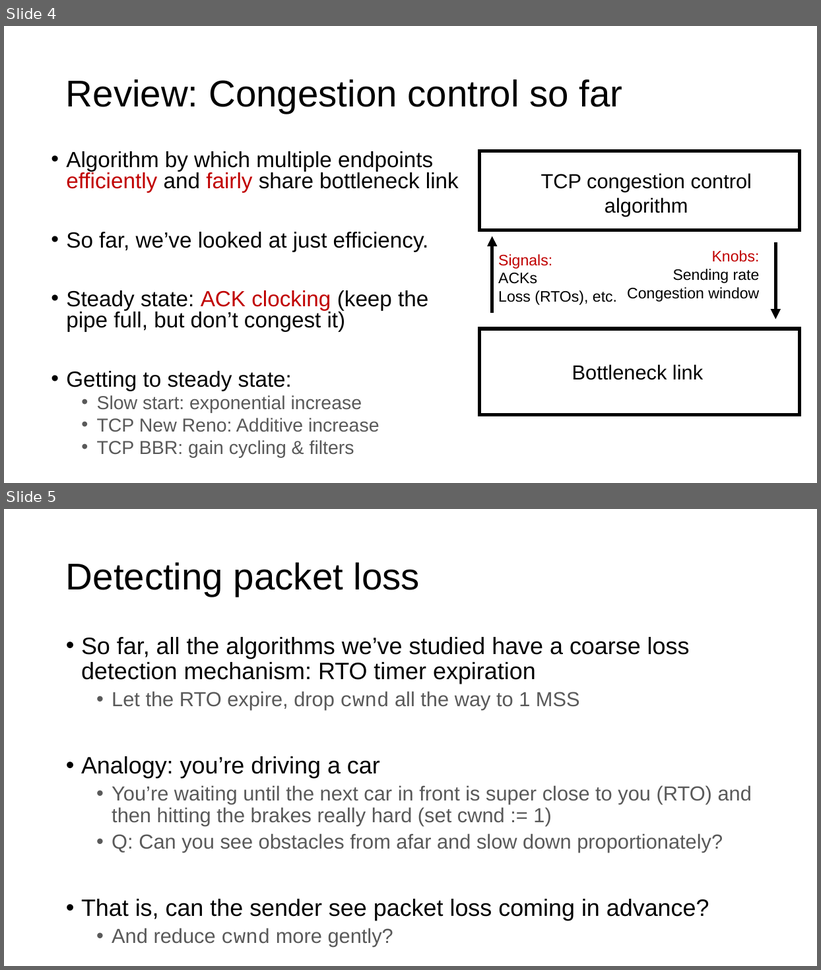
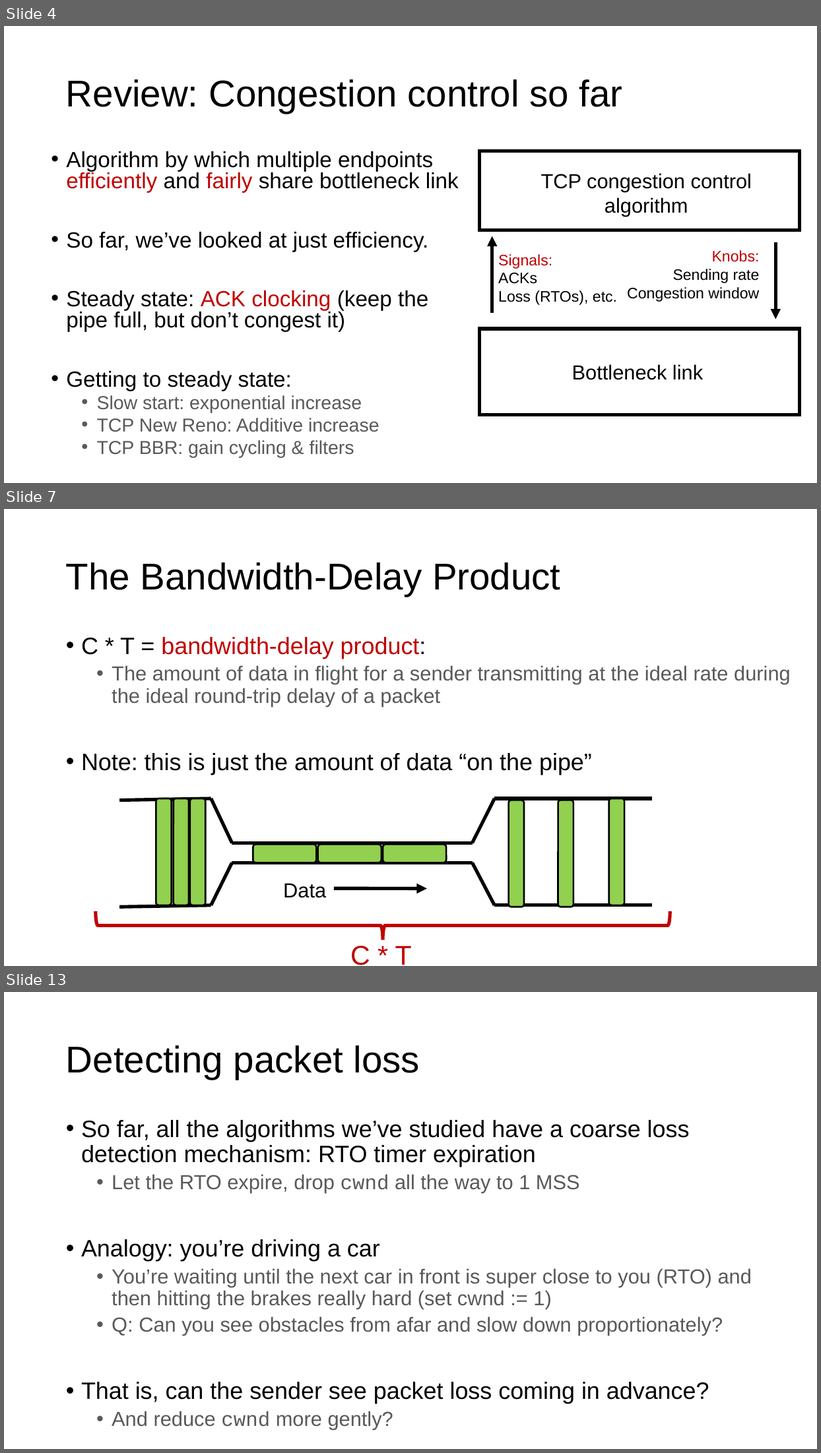
Before and after one commit to ngsrinivas/coursegen, a slide deck: ex/352-S21/staging/352-S21/lectures/transport-tcp-congestion-control-2.pptx. Shown one above the other, each under a label of ours: slides 4 and 5 before the commit, slides 4, 7 and 13 after it; the slides between them are not shown. The pictures are 821x970 and 821x1453 pixels, drawn with LibreOffice and Linux fonts; fonts in the diff are those of the drawing. Boxes give left, top, right and bottom in pixels: in the first picture for what was removed or moved away, otherwise in the second. Text is boxed around its words. In the diff, an @@ line names an element or a change of style, - is before the commit and + after.

```diff
--- a/ex/352-S21/staging/352-S21/lectures/transport-tcp-congestion-control-2.pptx
+++ b/ex/352-S21/staging/352-S21/lectures/transport-tcp-congestion-control-2.pptx
@@ slide 7 added at box(4, 509, 817, 966), background #FFFFFF @@
@@ title added at box(66, 562, 560, 596), 44 pt, text #000000 @@
+The Bandwidth-Delay Product
@@ text added at box(81, 637, 791, 775), 24 pt, text #595959 @@
+• C * T = bandwidth-delay product:
+  • The amount of data in flight for a sender transmitting at the ideal rate during the ideal round-trip delay of a packet
+• Note: this is just the amount of data “on the pipe”
@@ group added at box(120, 799, 652, 908): 10 lines @@
@@ rounded rectangle added at box(156, 799, 171, 906), fill #92D050, outline #000000 2 pt @@
@@ rounded rectangle added at box(174, 799, 189, 906), fill #92D050, outline #000000 2 pt @@
@@ rounded rectangle added at box(190, 799, 205, 906), fill #92D050, outline #000000 2 pt @@
@@ rounded rectangle added at box(509, 801, 524, 908), fill #92D050, outline #000000 2 pt @@
@@ rounded rectangle added at box(558, 801, 574, 908), fill #92D050, outline #000000 2 pt @@
@@ rounded rectangle added at box(609, 799, 624, 906), fill #92D050, outline #000000 2 pt @@
@@ rounded rectangle added at box(253, 844, 316, 863), fill #92D050, outline #000000 2 pt @@
@@ rounded rectangle added at box(318, 844, 382, 863), fill #92D050, outline #000000 2 pt @@
@@ rounded rectangle added at box(383, 844, 446, 863), fill #92D050, outline #000000 2 pt @@
@@ text added at box(283, 883, 326, 898), 24 pt, text #000000 @@
+Data
@@ arrow added from (334, 889) to (427, 889), #000000 4 pt @@
@@ right brace added at box(96, 912, 671, 941), outline #C00000 4 pt @@
@@ text added at box(350, 946, 412, 966), 32 pt, text #C00000 @@
+C * T
@@ what was slide 5 is now slide 13 @@
```
Also in this commit, not shown: 10 slides changed, 19 other slides added, 8 slides removed, 2 other files.
